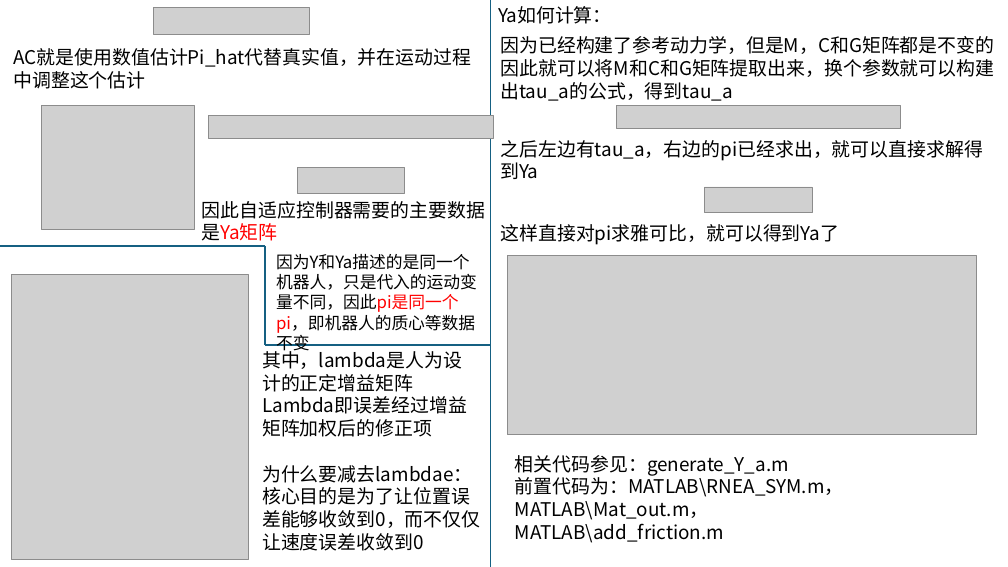
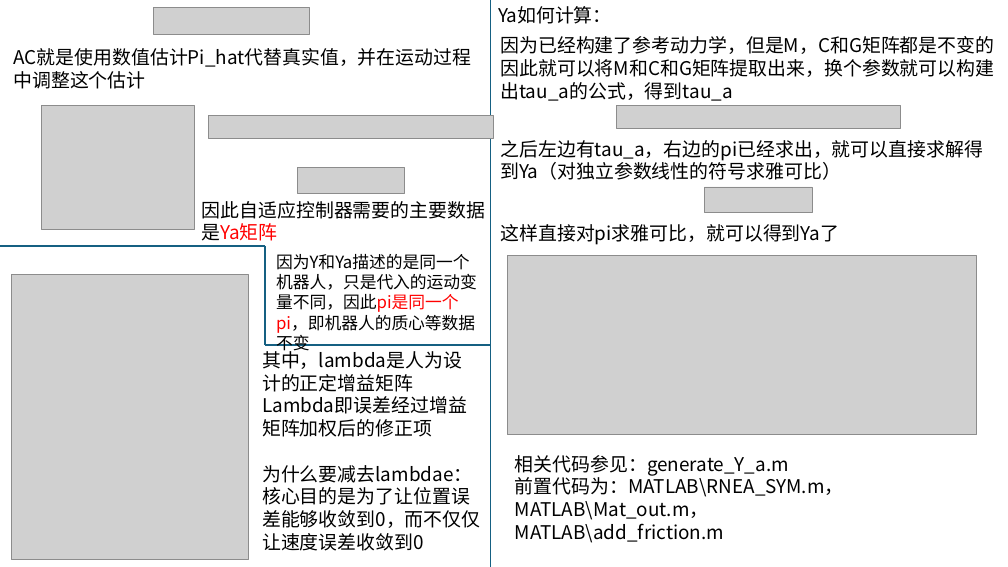
Before and after one commit to yzjjx/AC_MATLAB, a slide deck: slide 1 of 相关说明文档/普通AC构建.pptx. Drawn at 1008x567 pixels with LibreOffice and Linux fonts; fonts in the diff are those of the drawing; grey boxes stand for pictures. Boxes give left, top, right and bottom in pixels: in the first picture for what was removed or moved away, otherwise in the second. Text is boxed around its words. In the diff, an @@ line names an element or a change of style, - is before the commit and + after.

```diff
--- a/相关说明文档/普通AC构建.pptx
+++ b/相关说明文档/普通AC构建.pptx
@@ text at bbox=[500, 140, 983, 180]: text changed @@
-之后左边有tau_a，右边的pi已经求出，就可以直接求解得到Ya
+之后左边有tau_a，右边的pi已经求出，就可以直接求解得到Ya（对独立参数线性的符号求雅可比）
```
Also in this commit, not shown: 3 other slides changed, 1 slide added, 11 other files.
